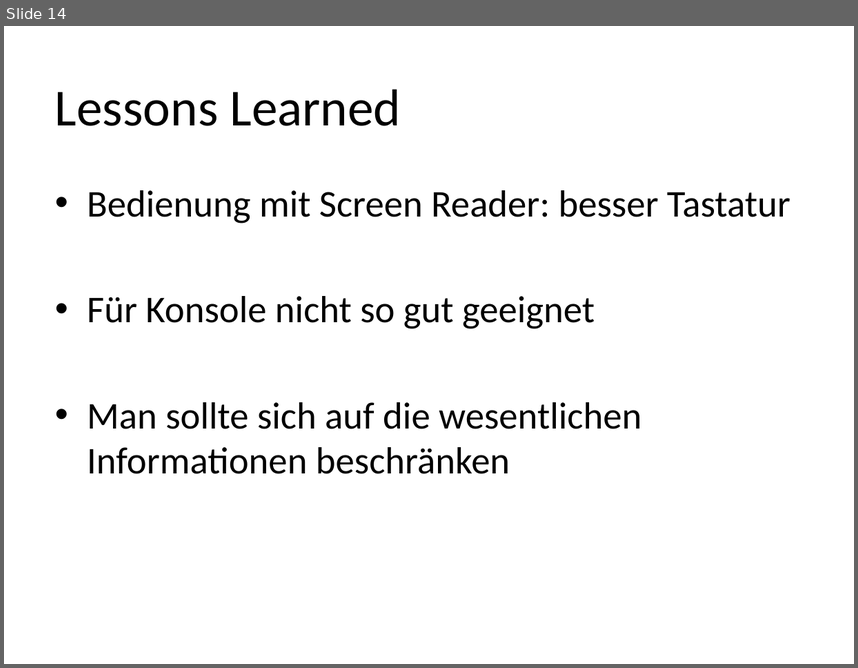
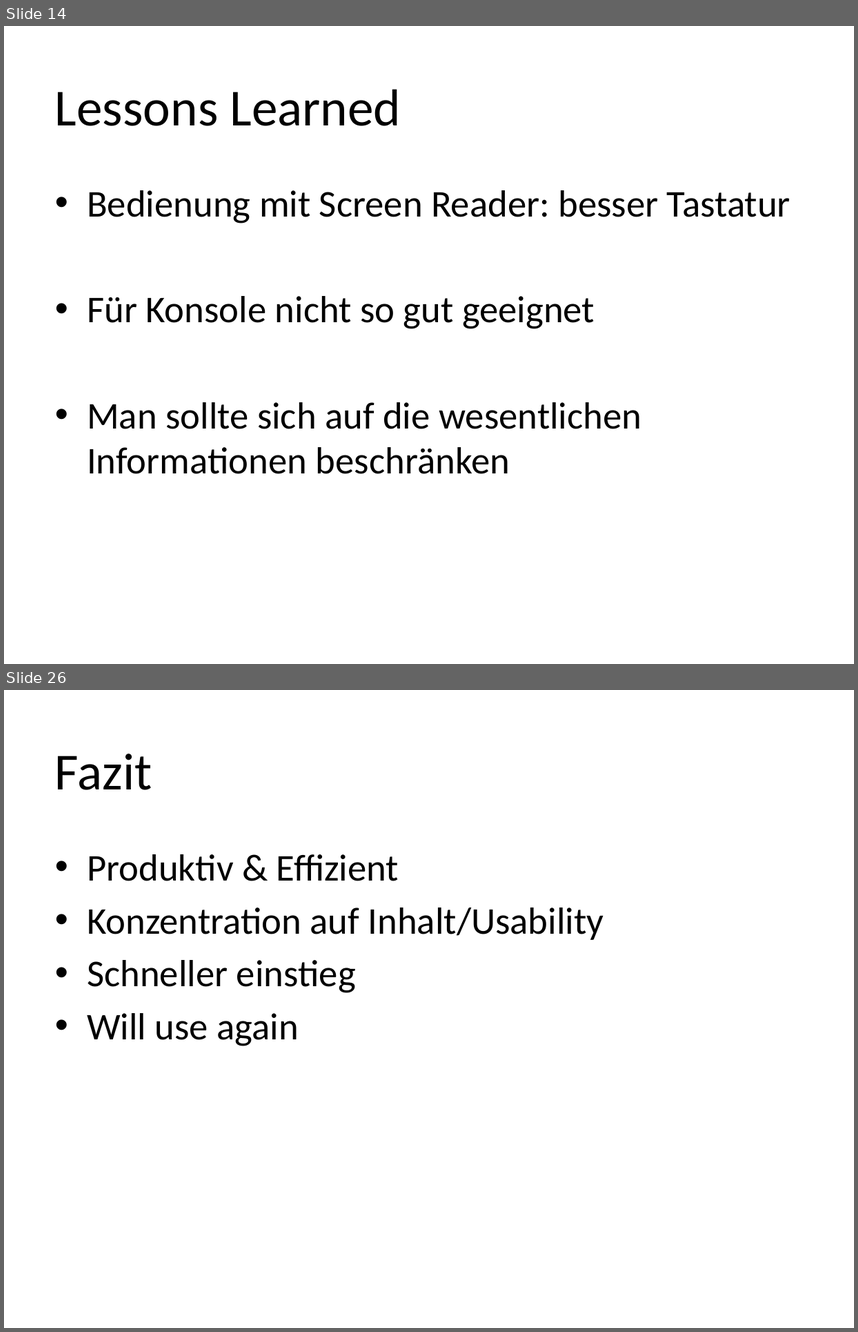
Before and after one commit to Capoot/hci, a slide deck: screenreader.pptx. Shown one above the other, each under a label of ours: slide 14 before the commit, slides 14 and 26 after it; the slides between them are not shown. The pictures are 858x668 and 858x1332 pixels, drawn with LibreOffice and Linux fonts; fonts in the diff are those of the drawing. Boxes give left, top, right and bottom in pixels: in the first picture for what was removed or moved away, otherwise in the second. Text is boxed around its words. In the diff, an @@ line names an element or a change of style, - is before the commit and + after.

```diff
--- a/screenreader.pptx
+++ b/screenreader.pptx
@@ slide 26 added at bbox=[4, 690, 854, 1328], background #FFFFFF @@
@@ title added at bbox=[55, 753, 152, 790], 44 pt, text #000000 @@
+Fazit
@@ text added at bbox=[87, 854, 604, 1046], 32 pt, text #000000 @@
+• Produktiv & Effizient
+• Konzentration auf Inhalt/Usability
+• Schneller einstieg
+• Will use again
```
Also in this commit, not shown: 11 other slides added.
